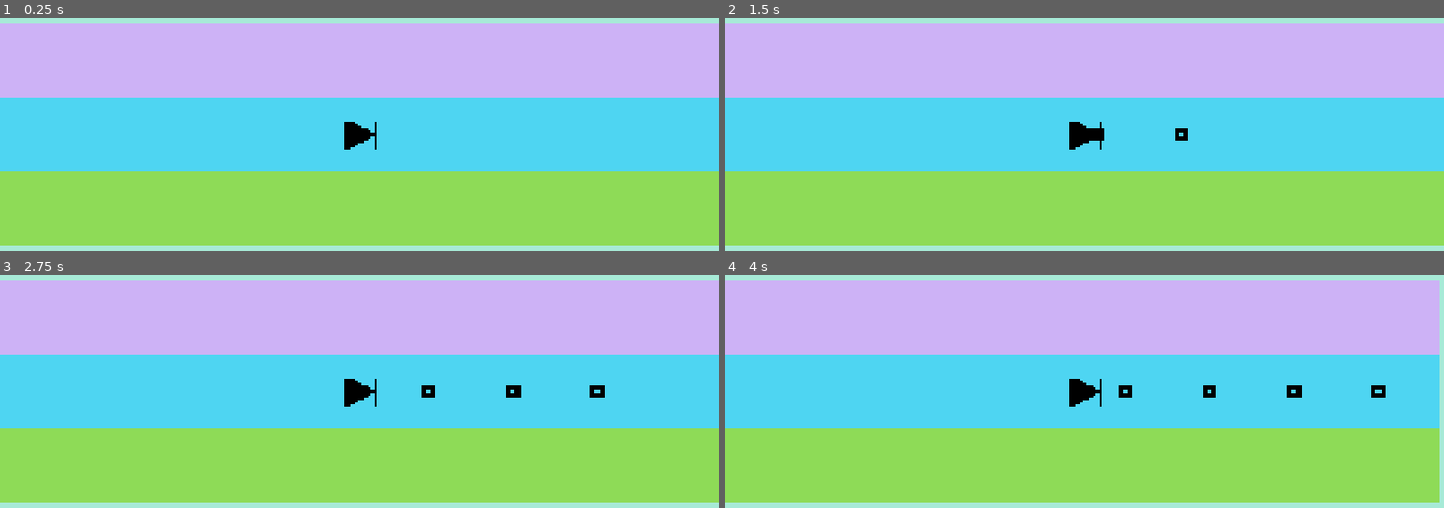
Above: before the commit, frames 1-4 (two rows, left to right).
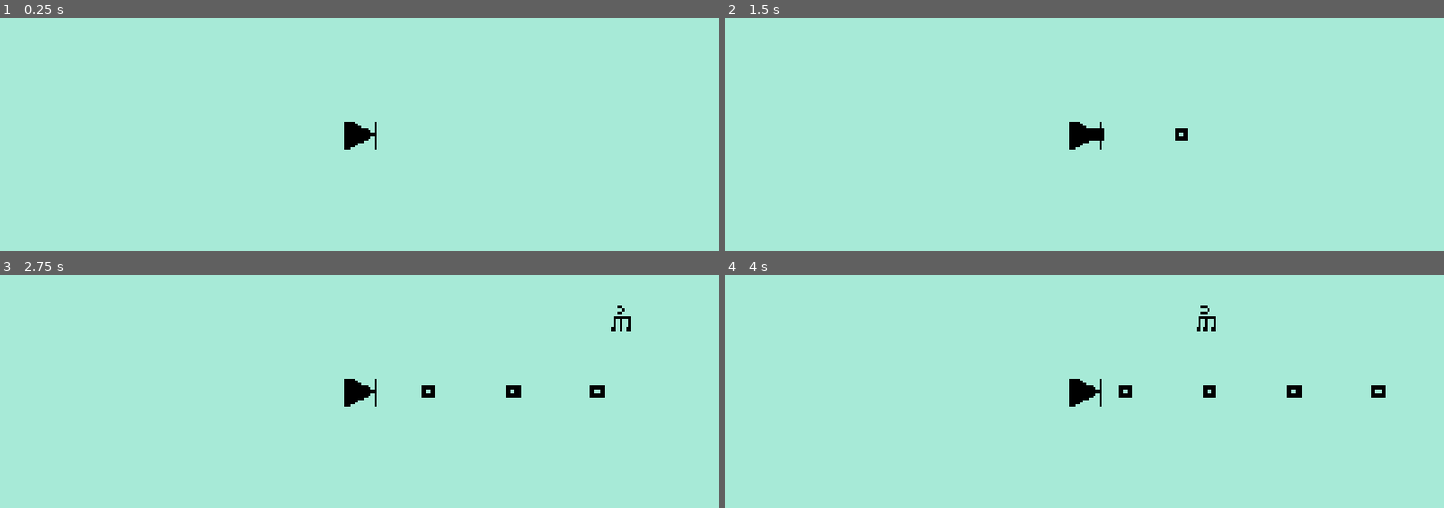
Above: after the commit, the same moments.

Repository: chorwat2137/haven-2026
Game: Godot game, scene res://scenes/main.tscn
Two runs of this game, one before a commit and one after it. Both use one fixed random seed, a clock stepped at 60 frames per second and the inputs below. This scene is started directly instead of the project's main scene.
Inputs:
- Up to frame 1 (0.25 s): no input
- Up to frame 2 (1.5 s): tap Enter (ui_accept) at 0.5, 0.77 s; hold Right (ui_right) from 0.53 s (still down); tap Space (shoot) at 0.6, 1.35 s
- Up to frame 3 (2.75 s): tap Enter (ui_accept) at 1.52 s; release Right (ui_right) at 2.03 s; hold Left (ui_left) from 2.03 s (still down); tap Space (shoot) at 2.1 s
- Up to frame 4 (4 s): release Left (ui_left) at 2.78 s; hold Right (ui_right) from 2.78 s (still down); tap Space (shoot) at 2.85, 3.6 s; tap Enter (ui_accept) at 3.02, 3.77 s

The runs differ from the first frame. In frame 1, 95% of the frame differs, in the area x 0-100%, y 2-98%; in frame 2, 95%; in frame 3, 95%; in frame 4, 94%.
Error before the commit: Invalid access to property or key 'position' on a base object of type 'null instance'. (res://scripts/main.gd:37)

Commit message:
Automatic sync

Diff:
--- a/scenes/main.tscn
+++ b/scenes/main.tscn
@@ -9,25 +9,22 @@
 
 [node name="Spectrum" parent="." unique_id=137574055 instance=ExtResource("3_sugp2")]
 
-[node name="Linia2" type="ColorRect" parent="." unique_id=1270531464]
+[node name="Linia" type="Container" parent="." unique_id=81826746]
 offset_left = -780.0
 offset_top = 240.0
-offset_right = 2650.0
-offset_bottom = 440.0
+offset_right = -740.0
+offset_bottom = 280.0
+
+[node name="Linia2" type="ColorRect" parent="Linia" unique_id=1270531464]
+layout_mode = 2
 color = Color(0.852, 0.63, 1, 0.7647059)
 
-[node name="Linia3" type="ColorRect" parent="." unique_id=1715034830]
-offset_left = -780.0
-offset_top = 440.0
-offset_right = 2650.0
-offset_bottom = 640.0
+[node name="Linia3" type="ColorRect" parent="Linia" unique_id=1715034830]
+layout_mode = 2
 color = Color(0.20026606, 0.81195885, 0.9795131, 0.7647059)
 
-[node name="Linia4" type="ColorRect" parent="." unique_id=1620266623]
-offset_left = -780.0
-offset_top = 640.0
-offset_right = 2650.0
-offset_bottom = 840.0
+[node name="Linia4" type="ColorRect" parent="Linia" unique_id=1620266623]
+layout_mode = 2
 color = Color(0.52649975, 0.83965874, 0.18535423, 0.7647059)
 
 [node name="Player" parent="." unique_id=2121710803 instance=ExtResource("1_o5qli")]
